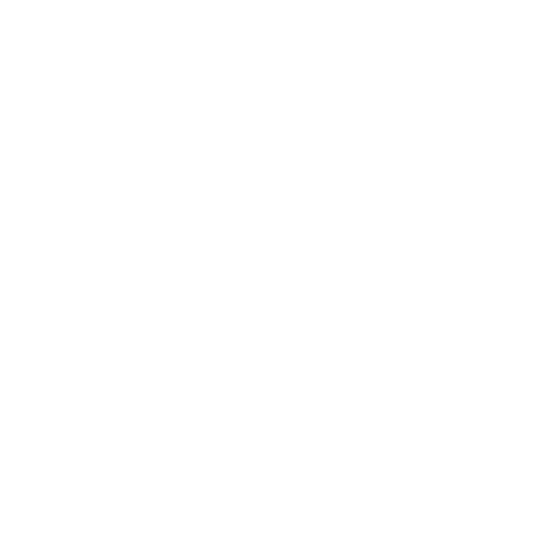
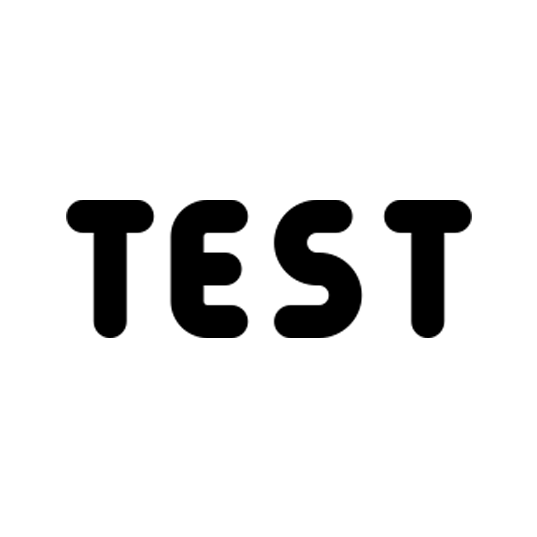
Comparing the layer stacks of the two 537×537 images. Changes:
added layer "Слой 1" above "teleport" over [66, 200, 472, 338]
